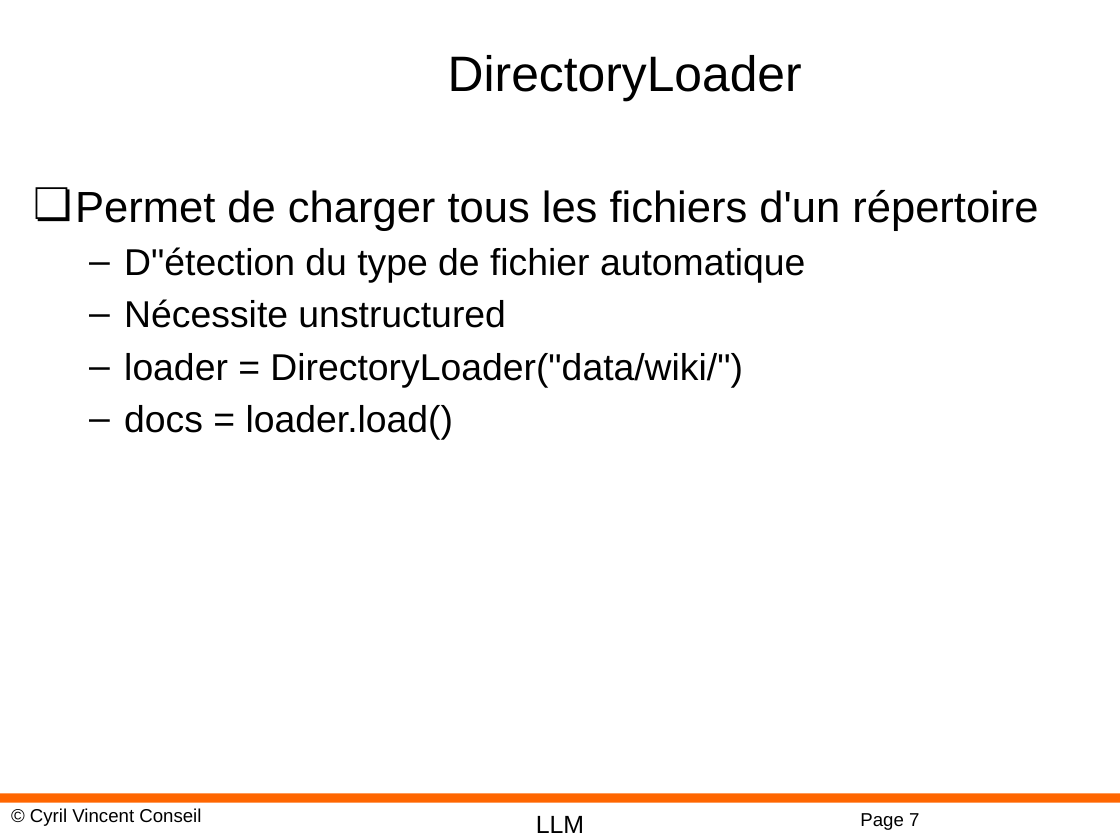
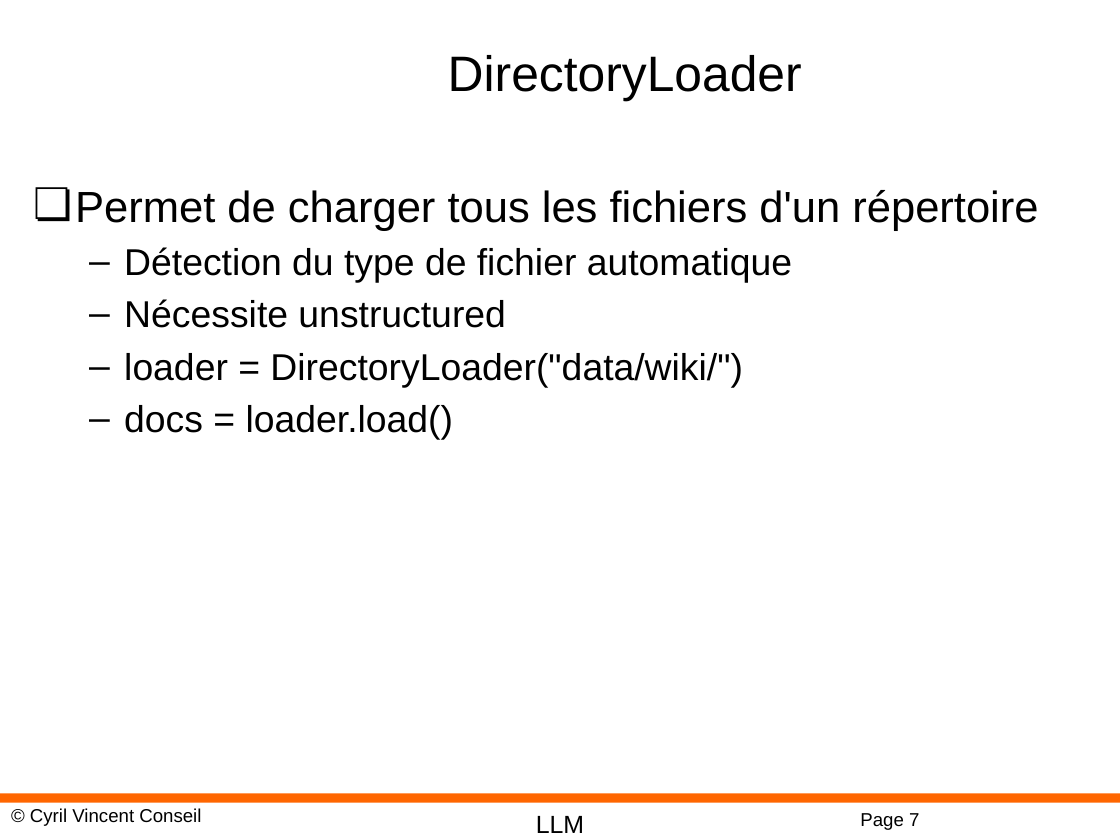
Before and after one commit to cyrilvincent/rag, a slide deck: slide 7 of ppt/RAG08-Loader-Splitter.pptx. Drawn at 1120x840 pixels with LibreOffice and Linux fonts; fonts in the diff are those of the drawing; background and template pictures are left out. Boxes give left, top, right and bottom in pixels: in the first picture for what was removed or moved away, otherwise in the second. Text is boxed around its words. In the diff, an @@ line names an element or a change of style, - is before the commit and + after.

```diff
--- a/ppt/RAG08-Loader-Splitter.pptx
+++ b/ppt/RAG08-Loader-Splitter.pptx
@@ text at (124, 247, 792, 283): text changed @@
-  – D"étection du type de fichier automatique
+  – Détection du type de fichier automatique
```
Also in this commit, not shown: 14 other files.
